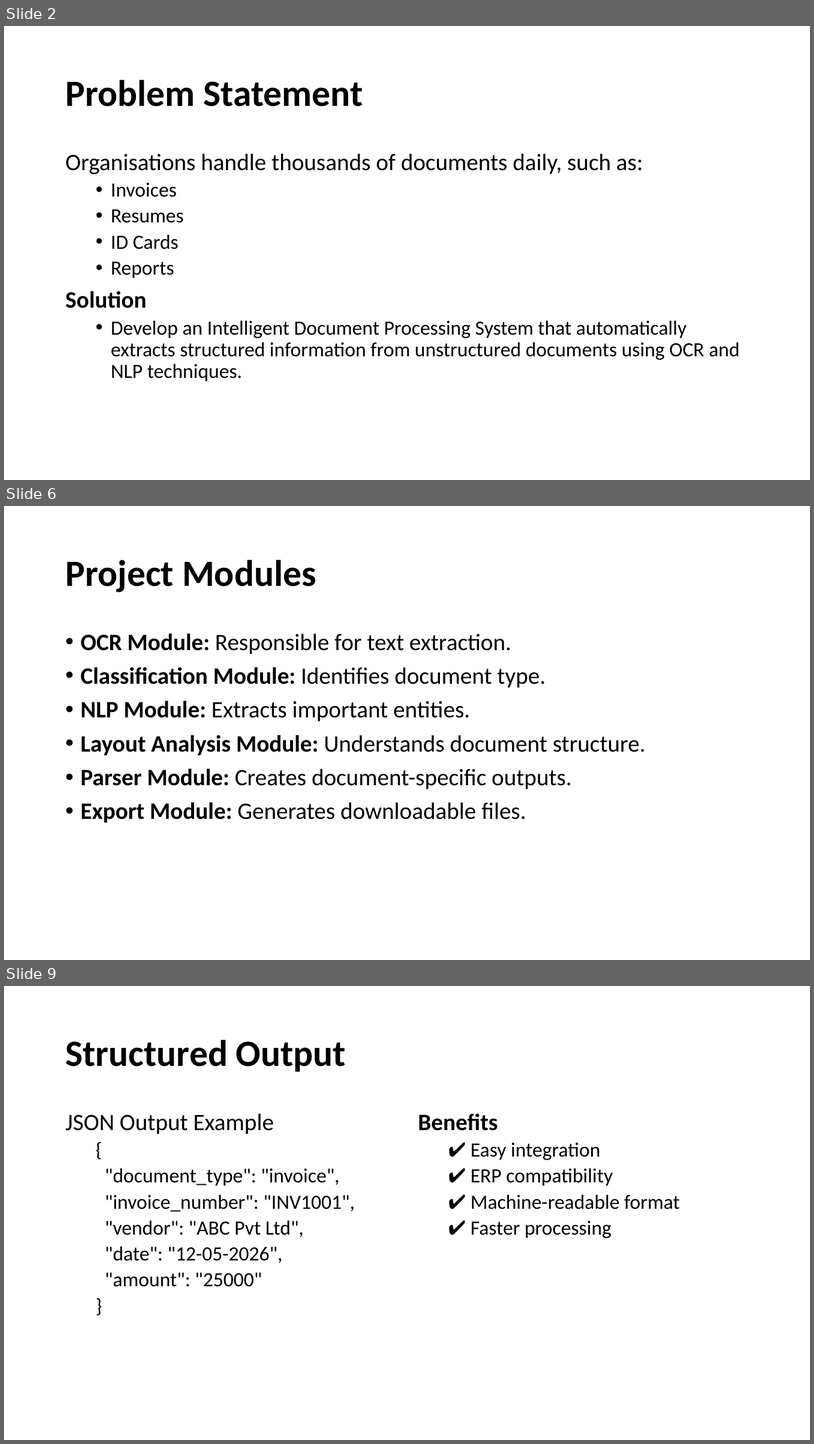
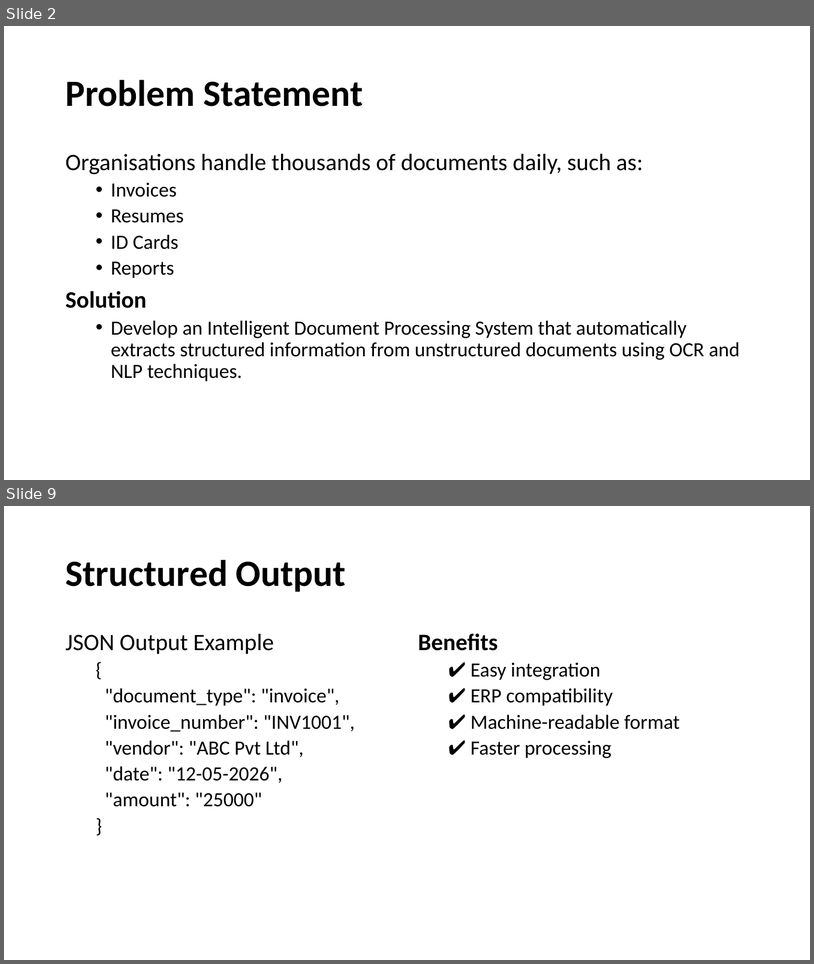
Before and after one commit to dev-prasath/IDP-System-AI, a slide deck: INTELLIGENT DOCUMENT PROCESSING SYSTEM.pptx. Shown one above the other, each under a label of ours: slides 2, 6 and 9 before the commit, slides 2 and 9 after it; the slides between them are not shown. The pictures are 814x1444 and 814x964 pixels, drawn with LibreOffice and Linux fonts; fonts in the diff are those of the drawing. Boxes give left, top, right and bottom in pixels: in the first picture for what was removed or moved away, otherwise in the second. Text is boxed around its words. In the diff, an @@ line names an element or a change of style, - is before the commit and + after.

Commit message:
Initial commit - Intelligent Document AI Studio

```diff
--- a/INTELLIGENT DOCUMENT PROCESSING SYSTEM.pptx
+++ b/INTELLIGENT DOCUMENT PROCESSING SYSTEM.pptx
@@ slide 6 removed at bbox=[4, 506, 810, 960], background #FFFFFF @@
@@ title removed at bbox=[65, 559, 317, 592] @@
-Project Modules
@@ text removed at bbox=[81, 633, 646, 822] @@
-• OCR Module: Responsible for text extraction.
-• Classification Module: Identifies document type.
-• NLP Module: Extracts important entities.
-• Layout Analysis Module: Understands document structure.
-• Parser Module: Creates document-specific outputs.
-• Export Module: Generates downloadable files.
```
Also in this commit, not shown: 4 slides changed, 4 slides added, 2 other slides removed, 7 other files.
